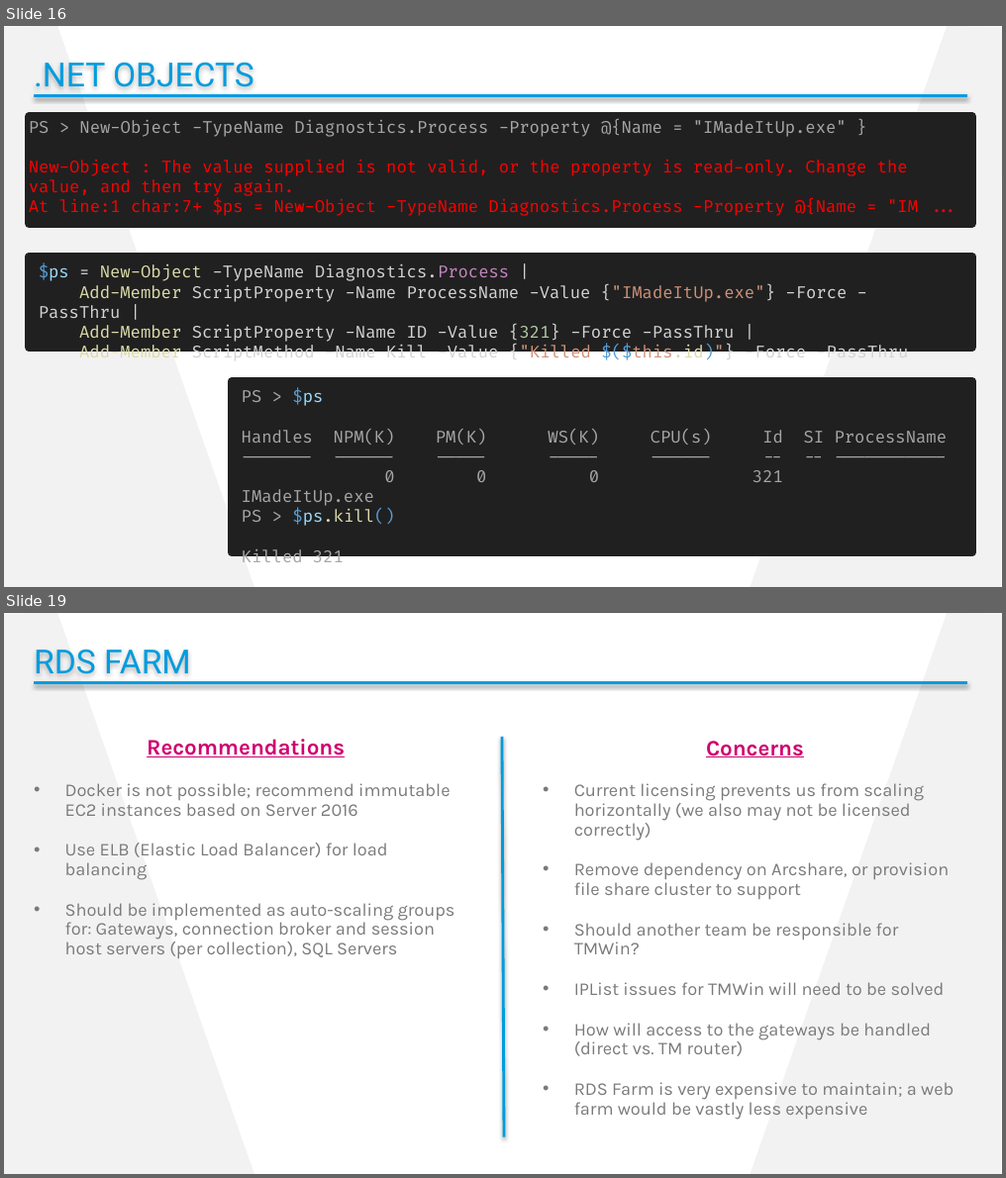
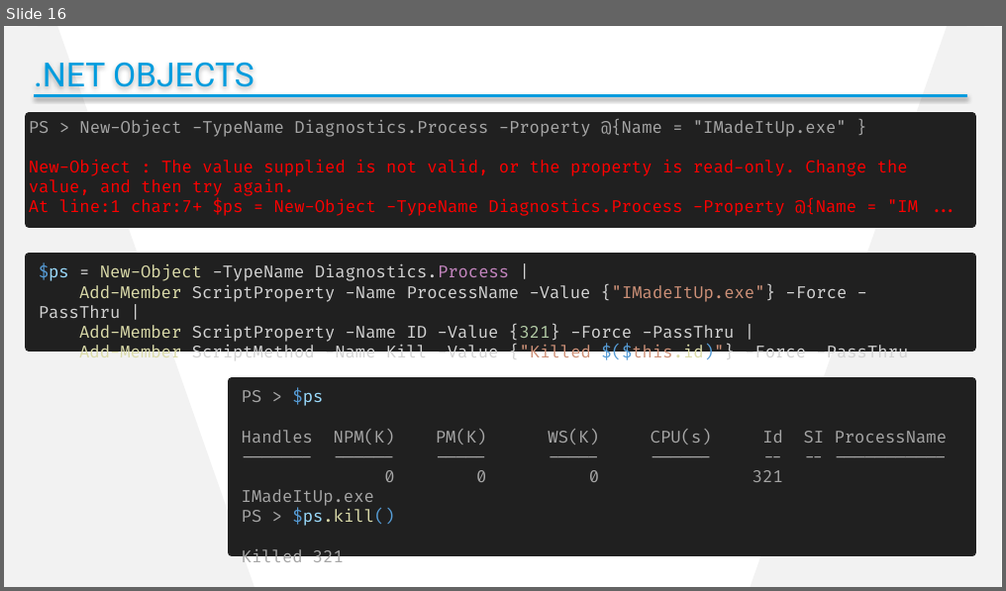
Before and after one commit to cdhunt/pssummit2017-mocking, a slide deck: Summit2017_Mocking.pptx. Shown one above the other, each under a label of ours: slides 16 and 19 before the commit, slide 16 after it; the slides between them are not shown. The pictures are 1006x1178 and 1006x591 pixels, drawn with LibreOffice and Linux fonts; fonts in the diff are those of the drawing; background and template pictures are left out. Boxes give left, top, right and bottom in pixels: in the first picture for what was removed or moved away, otherwise in the second. Text is boxed around its words. In the diff, an @@ line names an element or a change of style, - is before the commit and + after.

```diff
--- a/Summit2017_Mocking.pptx
+++ b/Summit2017_Mocking.pptx
@@ slide 19 removed at [4, 613, 1002, 1174], background #FFFFFF; not listed: 2 template elements that a slide beside it also shows @@
@@ text removed at [34, 650, 191, 674] @@
-RDS FARM
@@ line removed from (34, 683) to (967, 683) @@
@@ text removed at [65, 739, 455, 959] @@
-Recommendations
-• Docker is not possible; recommend immutable EC2 instances based on Server 2016
-• Use ELB (Elastic Load Balancer) for load balancing
-• Should be implemented as auto-scaling groups for: Gateways, connection broker and session host servers (per collection), SQL Servers
@@ line removed from (502, 737) to (504, 1138) @@
@@ text removed at [574, 741, 953, 1100] @@
-Concerns
-• Current licensing prevents us from scaling horizontally (we also may not be licensed correctly)
-• Remove dependency on Arcshare, or provision file share cluster to support
-• Should another team be responsible for TMWin?
-• IPList issues for TMWin will need to be solved
-• How will access to the gateways be handled (direct vs. TM router)
-• RDS Farm is very expensive to maintain; a web farm would be vastly less expensive
```
Also in this commit, not shown: 7 slides changed, 3 other slides removed.
